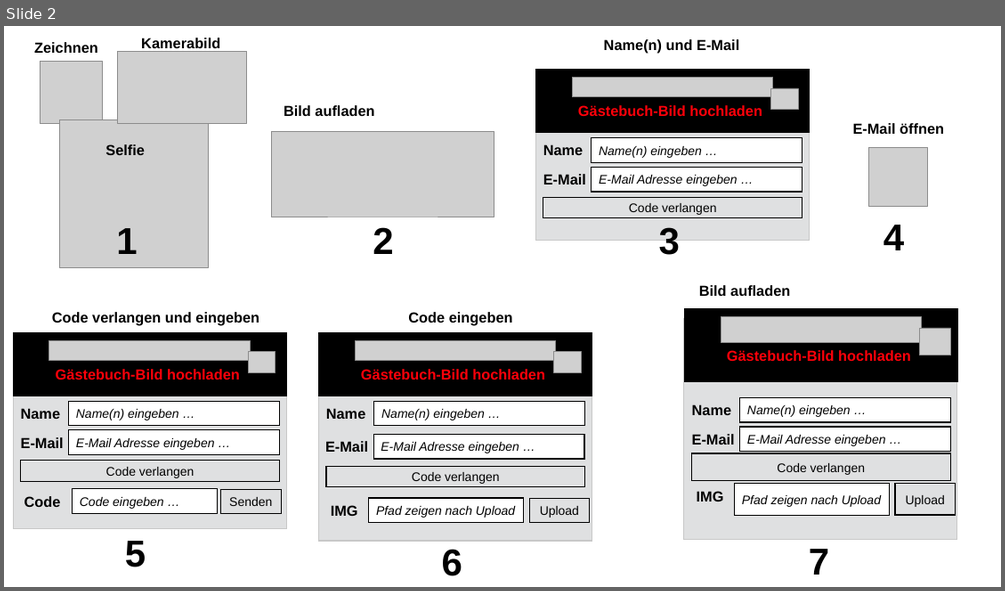
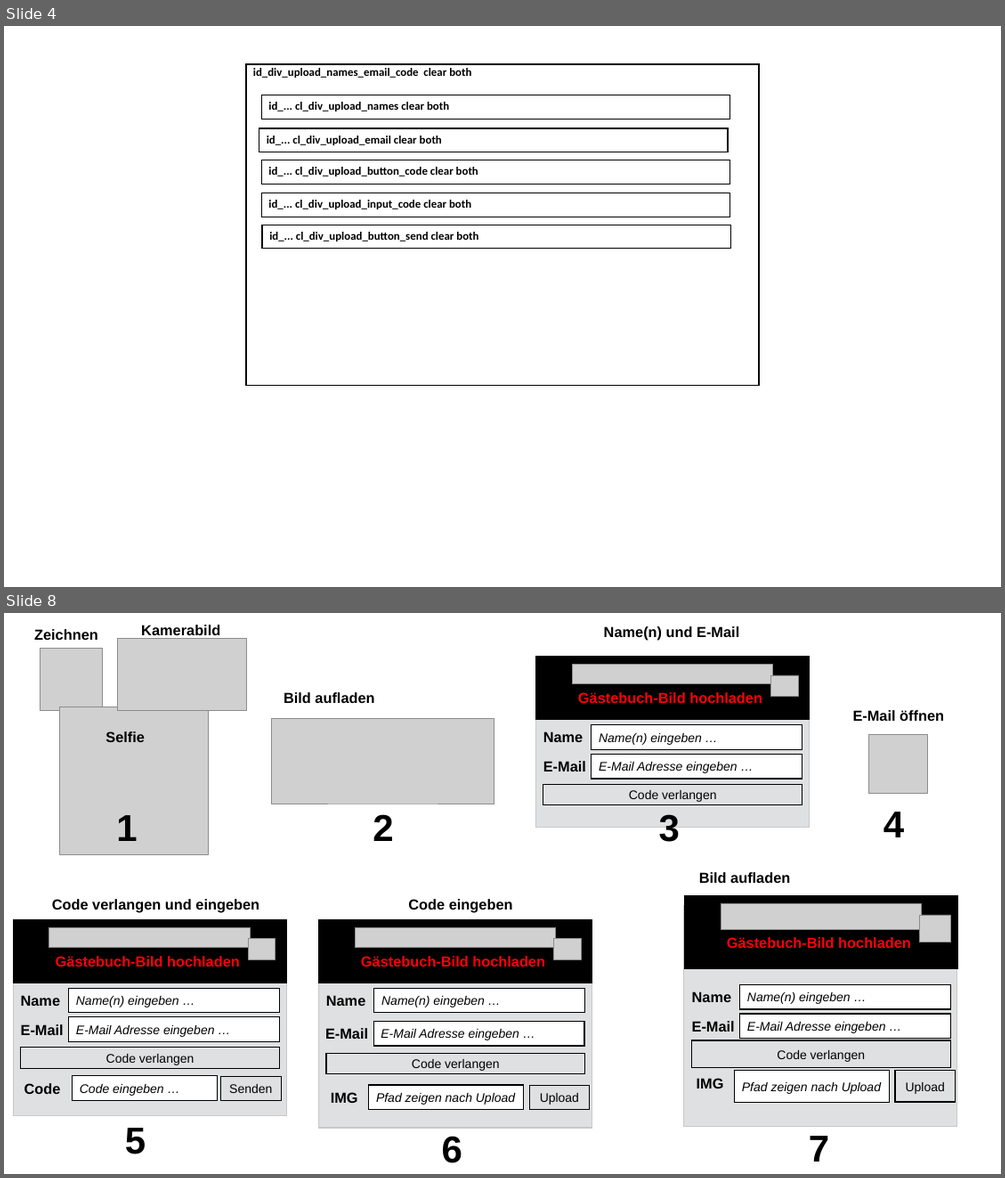
Before and after one commit to JazzLiveAarau/WwwGuestbook, a slide deck: Description/JazzGuestsUpload.pptx. Shown one above the other, each under a label of ours: slide 2 before the commit, slides 4 and 8 after it; the slides between them are not shown. The pictures are 1005x591 and 1005x1178 pixels, drawn with LibreOffice and Linux fonts; fonts in the diff are those of the drawing; grey boxes stand for pictures. Boxes give left, top, right and bottom in pixels: in the first picture for what was removed or moved away, otherwise in the second. Text is boxed around its words. In the diff, an @@ line names an element or a change of style, - is before the commit and + after.

Commit message:
Alpha version names, email and code

```diff
--- a/Description/JazzGuestsUpload.pptx
+++ b/Description/JazzGuestsUpload.pptx
@@ slide 4 added at box(4, 26, 1001, 587), background #FFFFFF @@
@@ rectangle added at box(246, 65, 760, 386), outline #000000 1.5 pt @@
@@ text added at box(253, 68, 471, 78), 11 pt, text #000000, bold @@
+id_div_upload_names_email_code clear both
@@ rectangle added at box(261, 95, 730, 119), outline #000000 1 pt @@
@@ text added at box(268, 102, 449, 111), 11 pt, text #000000, bold @@
+id_... cl_div_upload_names clear both
@@ rectangle added at box(259, 128, 728, 152), outline #000000 1 pt @@
@@ text added at box(267, 135, 442, 145), 11 pt, text #000000, bold @@
+id_... cl_div_upload_email clear both
@@ rectangle added at box(261, 160, 730, 184), outline #000000 1 pt @@
@@ text added at box(268, 167, 478, 176), 11 pt, text #000000, bold @@
+id_... cl_div_upload_button_code clear both
@@ rectangle added at box(261, 193, 730, 217), outline #000000 1 pt @@
@@ text added at box(268, 200, 471, 209), 11 pt, text #000000, bold @@
+id_... cl_div_upload_input_code clear both
@@ rectangle added at box(262, 224, 731, 248), outline #000000 1 pt @@
@@ text added at box(269, 232, 478, 241), 11 pt, text #000000, bold @@
+id_... cl_div_upload_button_send clear both
@@ what was slide 2 is now slide 8 @@
```
Also in this commit, not shown: 1 slide changed, 5 other slides added, 6 other files.
